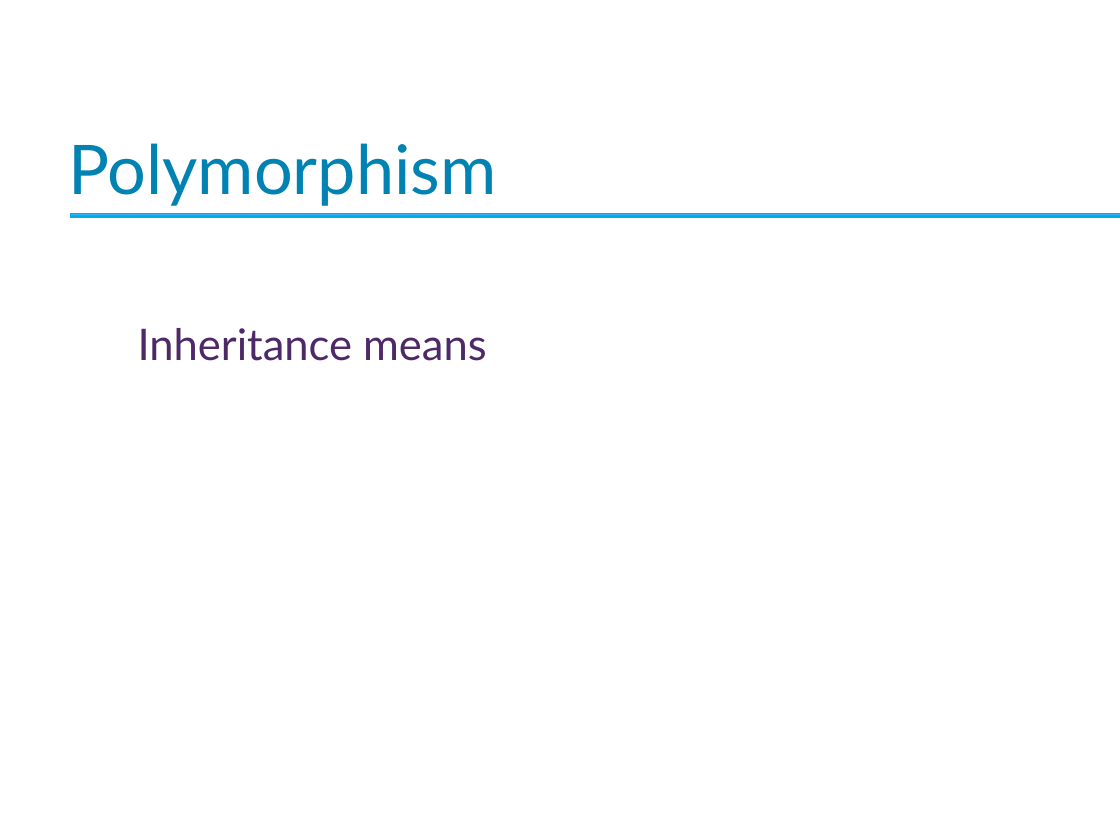
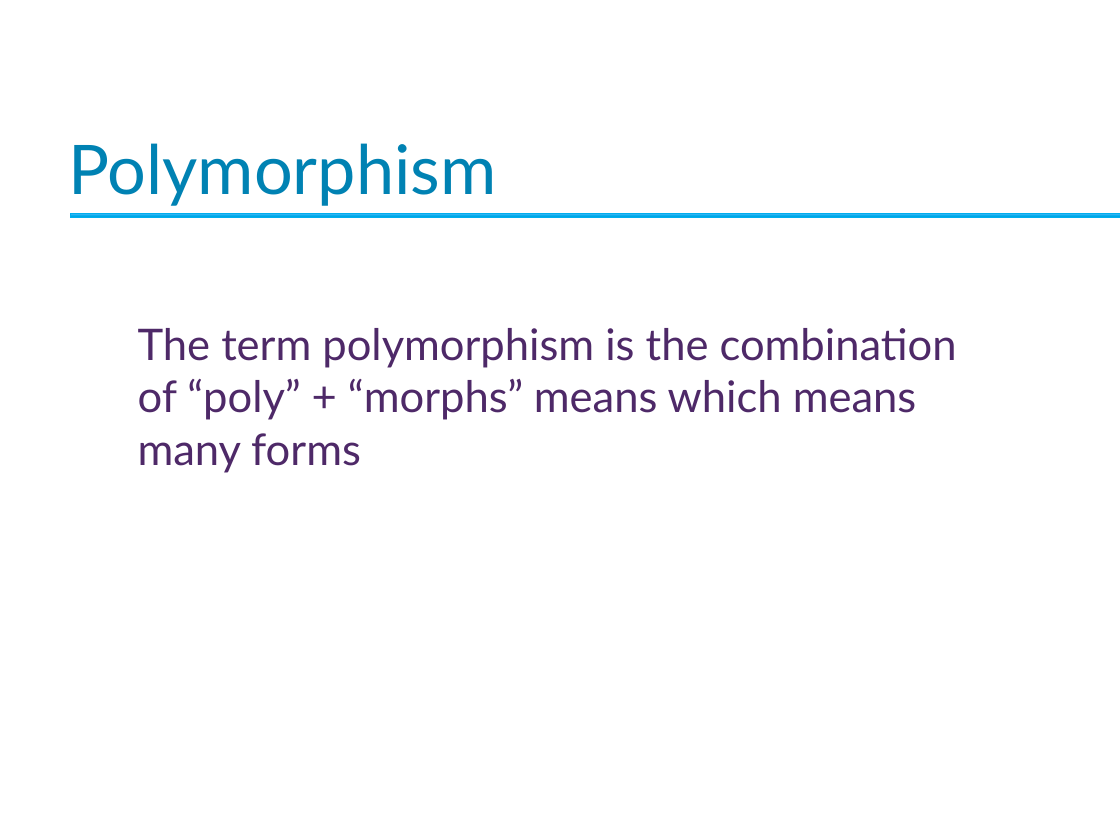
Before and after one commit to Imran4424/C-Plus-Plus-Object-Oriented, a slide deck: slide 9 of OOP.pptx. Drawn at 1120x840 pixels with LibreOffice and Linux fonts; fonts in the diff are those of the drawing; background and template pictures are left out. Boxes give left, top, right and bottom in pixels: in the first picture for what was removed or moved away, otherwise in the second. Text is boxed around its words. In the diff, an @@ line names an element or a change of style, - is before the commit and + after.

Commit message:
oop slide

```diff
--- a/OOP.pptx
+++ b/OOP.pptx
@@ text at box(138, 328, 957, 473): text changed @@
-Inheritance means
+The term polymorphism is the combination of “poly” + “morphs” means which means many forms
```
